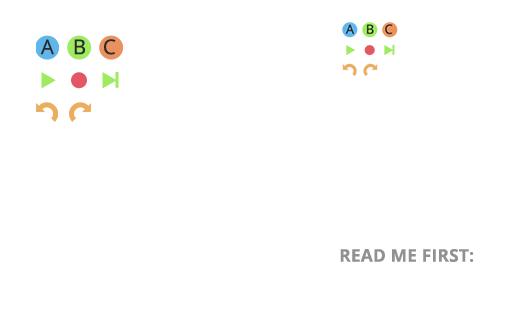
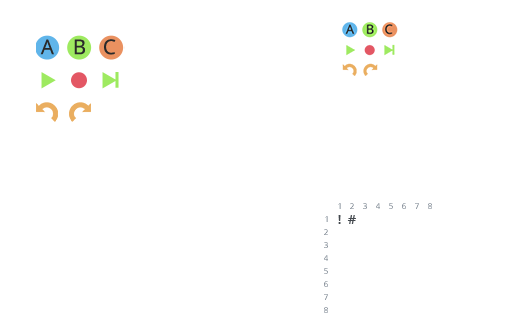
Layered file, before and after one edit (520px x 320px). Changes by layer:
removed layer "READ ME FIRST:" over [340, 249, 474, 262]
added layer "#" above "!" over [347, 215, 356, 224]
added layer "!" above "Border Numbers" over [338, 215, 341, 224]
renamed "border_numbers" to "Border Numbers", painted on it over [324, 203, 474, 313]
